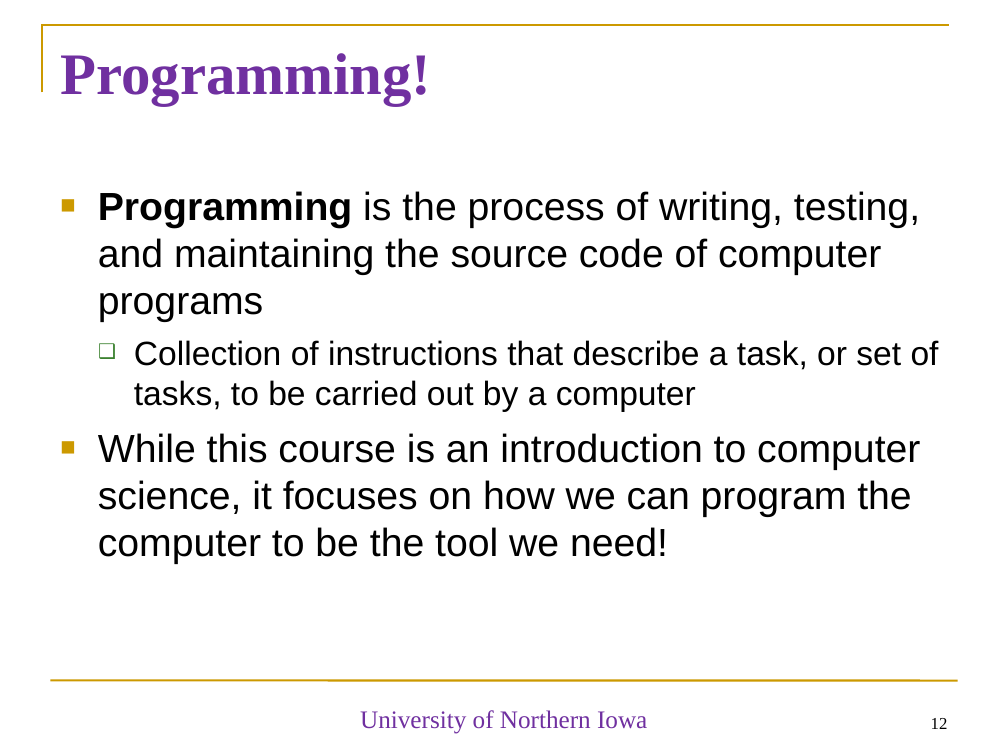
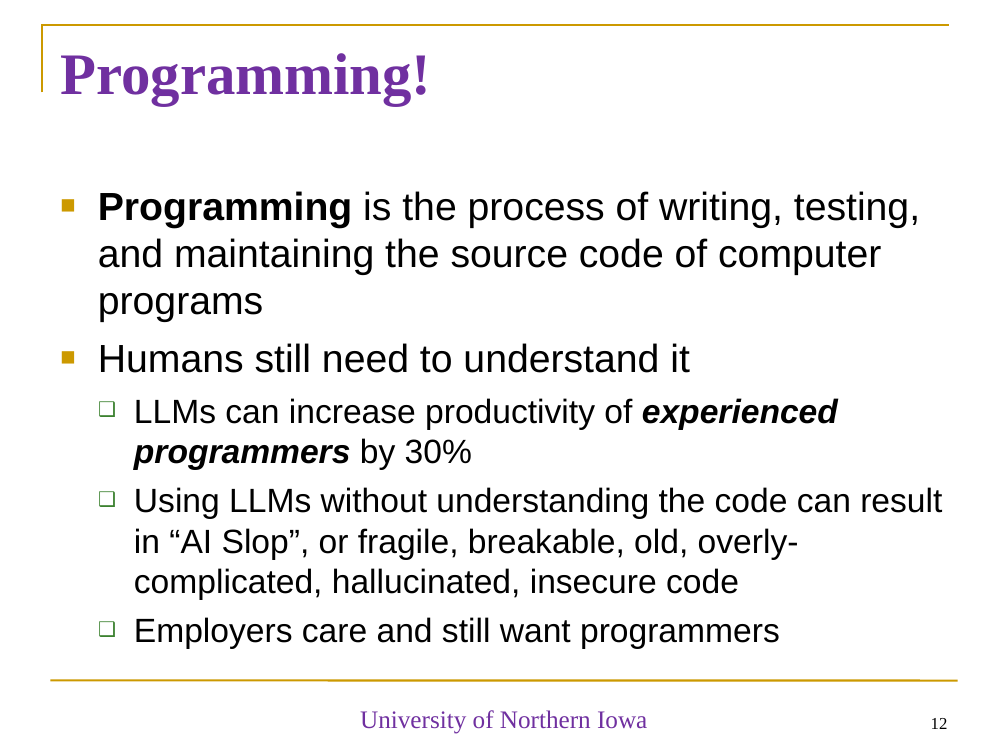
Before and after one commit to diesburg/cs1510_sp26, a slide deck: slide 12 of sessions/intro/intro.ppt. Drawn at 1008x756 pixels with LibreOffice and Linux fonts; fonts in the diff are those of the drawing. Boxes give left, top, right and bottom in pixels: in the first picture for what was removed or moved away, otherwise in the second. Text is boxed around its words. In the diff, an @@ line names an element or a change of style, - is before the commit and + after.

```diff
--- a/sessions/intro/intro.ppt
+++ b/sessions/intro/intro.ppt
@@ text at (x1=98, y1=343, x2=942, y2=649): text changed; size 28 to 24 pt @@
-  ❑ Collection of instructions that describe a task, or set of tasks, to be carried out by a computer
-■ While this course is an introduction to computer science, it focuses on how we can program the computer to be the tool we need!
+■ Humans still need to understand it
+  ❑ LLMs can increase productivity of experienced programmers by 30%
+  ❑ Using LLMs without understanding the code can result in “AI Slop”, or fragile, breakable, old, overly-complicated, hallucinated, insecure code
+  ❑ Employers care and still want programmers
```
Also in this commit, not shown: 3 other slides changed, 1 slide added, 1 other file.
